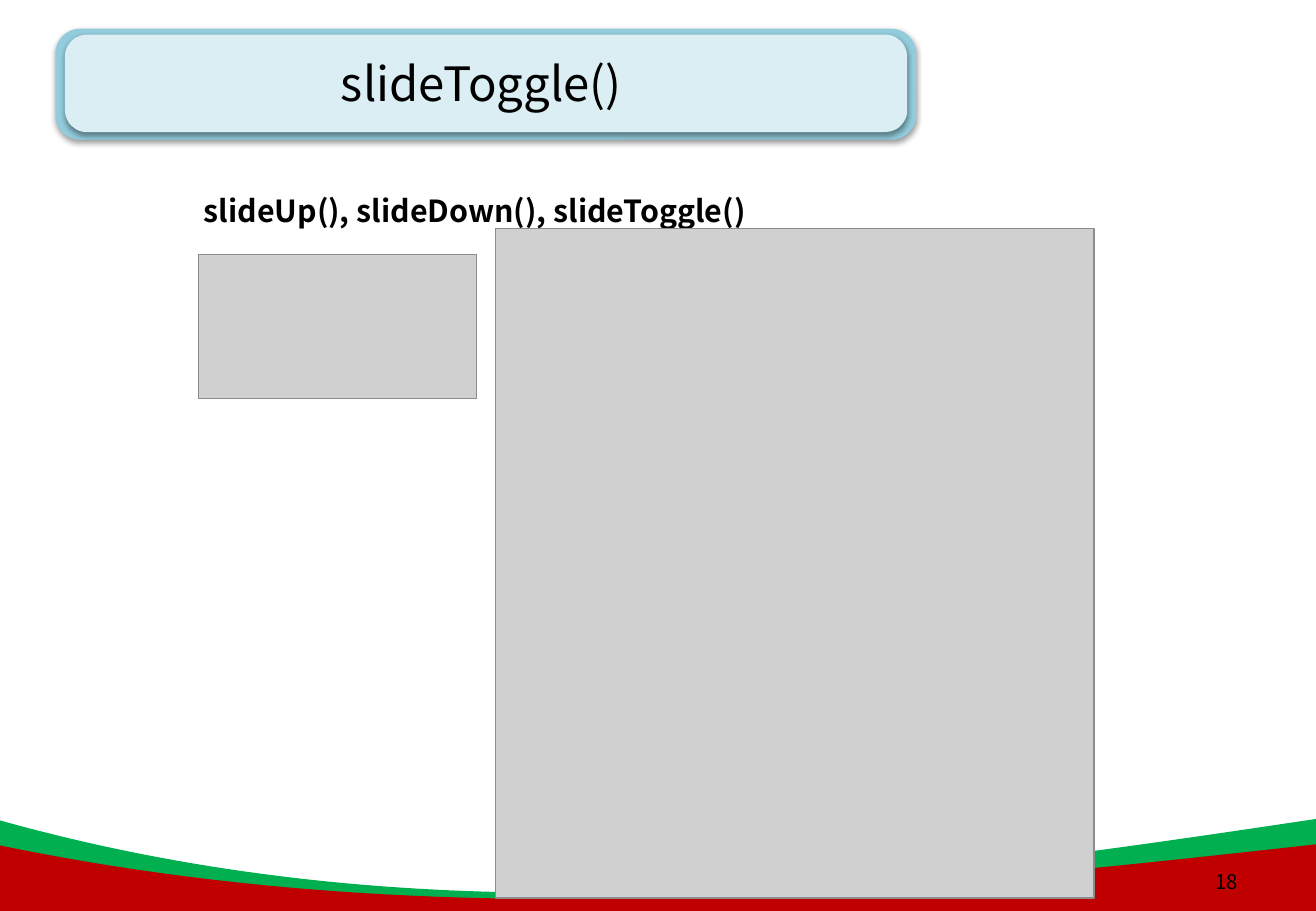
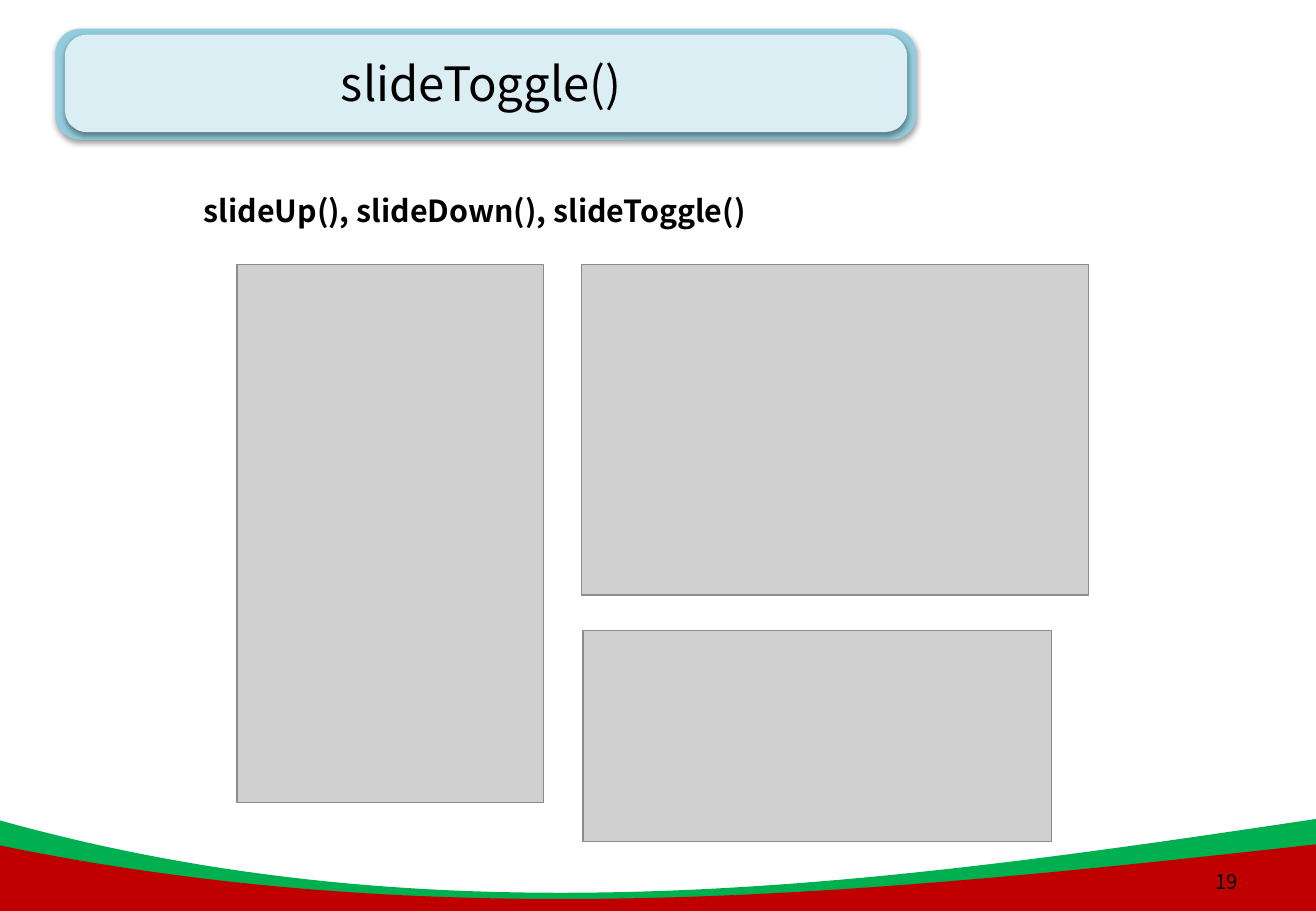
Before and after one commit to zerochips/green_project, a slide deck: slide 19 of html_css_project/js_ppt/9강. JQuery .pptx (slide 18 before the commit). Drawn at 1316x911 pixels with LibreOffice and Linux fonts; fonts in the diff are those of the drawing; grey boxes stand for pictures; background and template pictures are left out. Boxes give left, top, right and bottom in pixels: in the first picture for what was removed or moved away, otherwise in the second. Text is boxed around its words. In the diff, an @@ line names an element or a change of style, - is before the commit and + after.

```diff
--- a/html_css_project/js_ppt/9강. JQuery .pptx
+++ b/html_css_project/js_ppt/9강. JQuery .pptx
@@ picture removed at [496, 228, 1095, 898] @@
@@ picture removed at [199, 255, 476, 400] @@
@@ picture added at [237, 265, 544, 803] @@
@@ picture added at [582, 265, 1089, 595] @@
@@ picture added at [583, 631, 1052, 841] @@
@@ page number at [1216, 874, 1238, 889]: text changed @@
-18
+19
```
Also in this commit, not shown: 4 other slides changed, 1 slide added, 21 other files.
